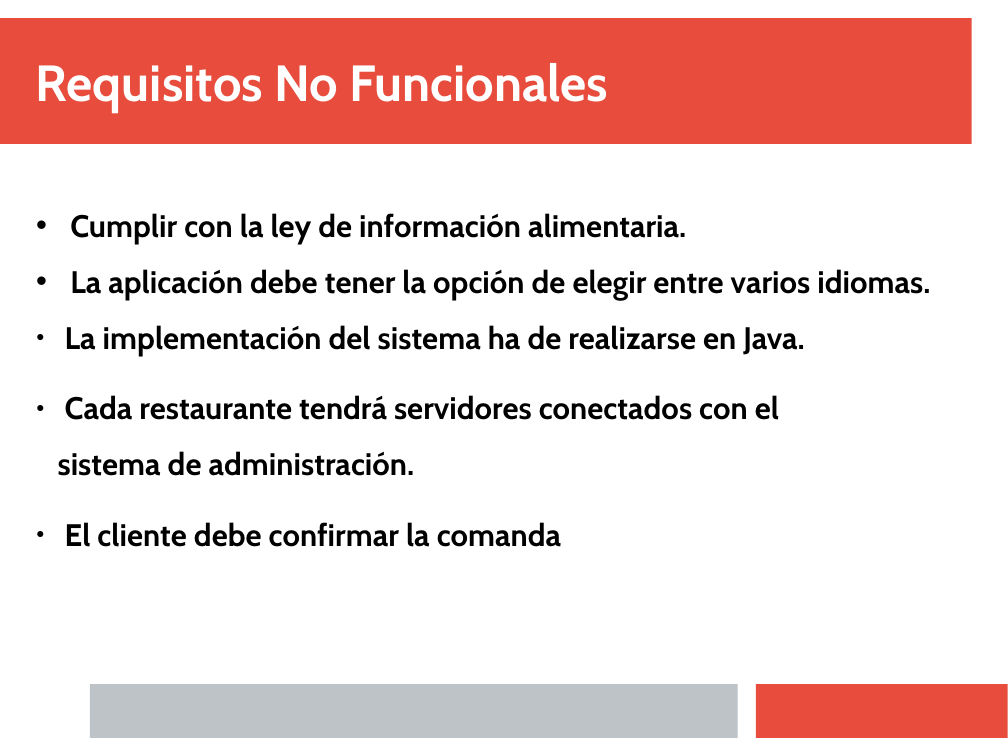
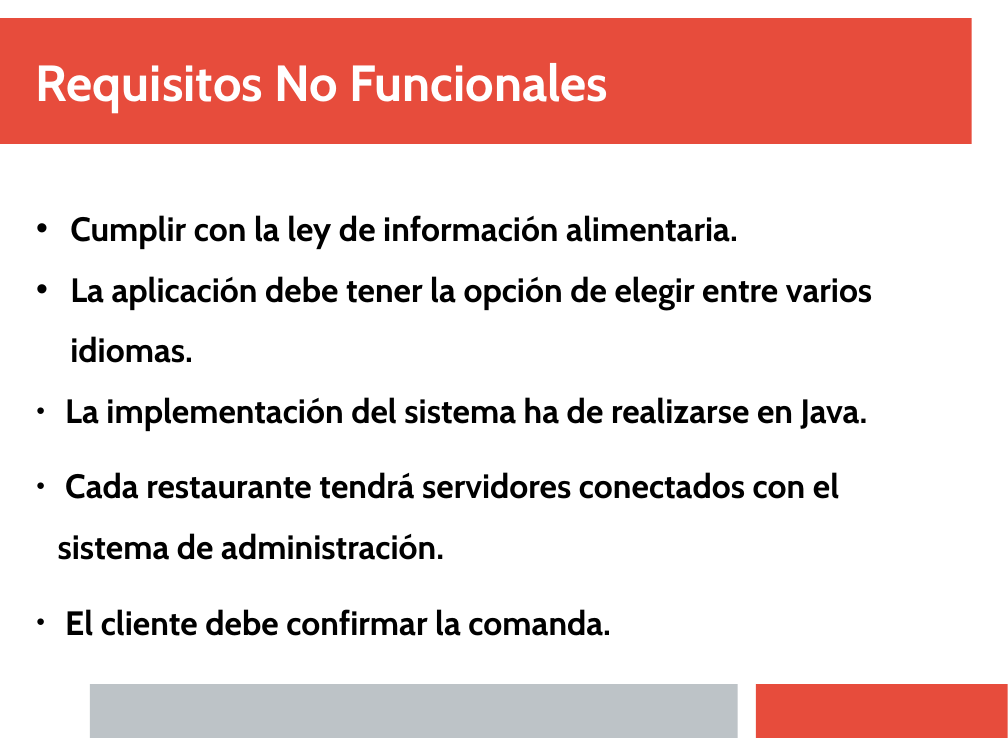
Before and after one commit to Juanba1998/APP-Restaurante, a slide deck: slide 11 of Material/Presentación/Presentacion Final.pptx. Drawn at 1008x756 pixels with LibreOffice and Linux fonts; fonts in the diff are those of the drawing. Boxes give left, top, right and bottom in pixels: in the first picture for what was removed or moved away, otherwise in the second. Text is boxed around its words. In the diff, an @@ line names an element or a change of style, - is before the commit and + after.

```diff
--- a/Material/Presentación/Presentacion Final.pptx
+++ b/Material/Presentación/Presentacion Final.pptx
@@ text at [58, 215, 872, 560]: size 24.6 to 26.6 pt in "Cumplir con la ley de información alimentaria.", "La aplicación debe tener la opción de ...", "La implementación del sistema ha de realizarse ...", "Cada restaurante tendrá servidores conectados con el ..." @@
@@ text at [65, 609, 611, 636]: text changed; size 24.6 to 26.6 pt @@
-● El cliente debe confirmar la comanda
+● El cliente debe confirmar la comanda.
```
Also in this commit, not shown: 3 other slides changed.
